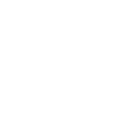
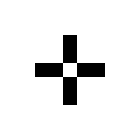
The second 140px x 140px image is a revision of the first. Changes to its layers:
painted on "Layer 1" over [35, 35, 105, 105]
